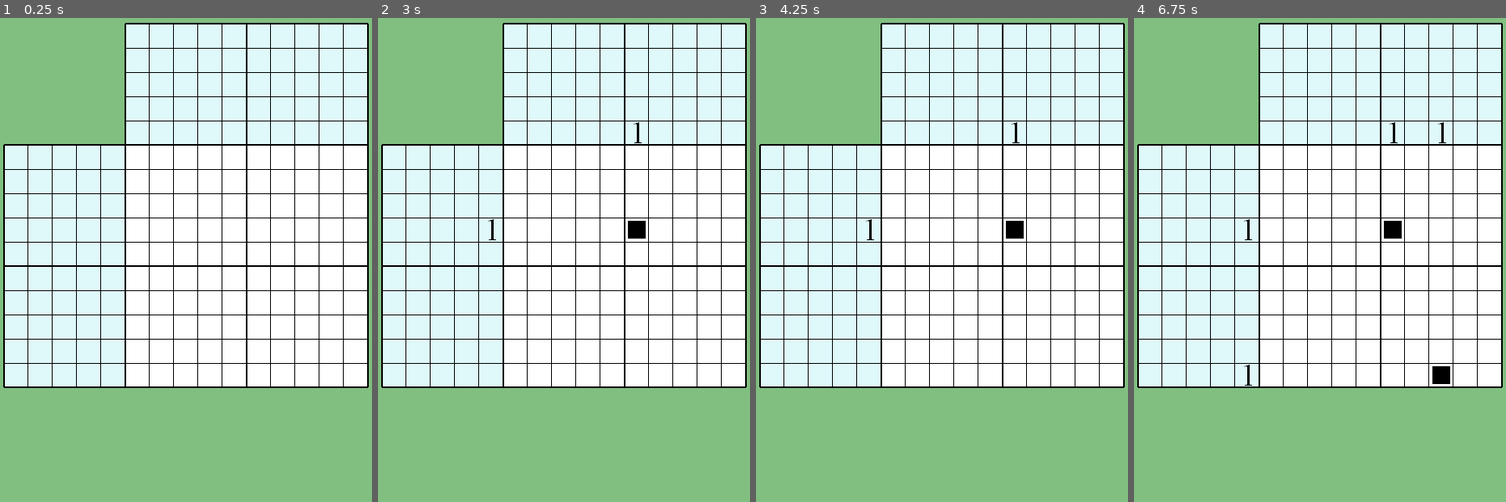
Above: before the commit, frames 1-4 (left to right).
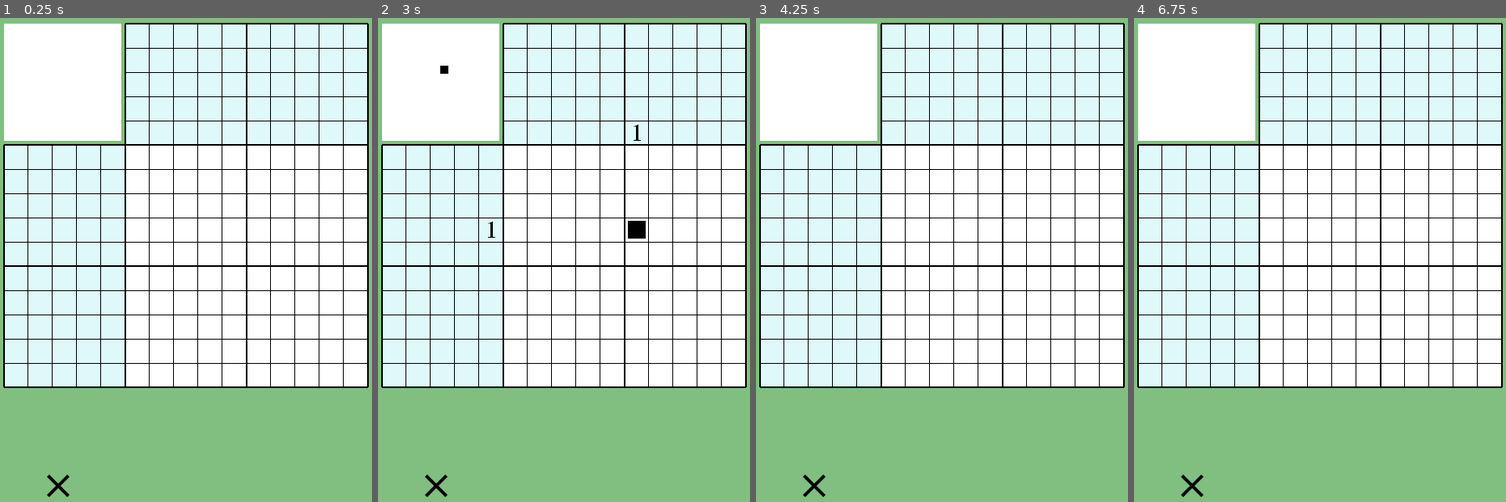
Above: after the commit, the same moments.

Repository: vivisuke/GodotNonogram
Game: Godot game, scene res://MainScene.tscn
Two runs of this game, one before a commit and one after it. Both use one fixed random seed, a clock stepped at 60 frames per second and the inputs below.
Inputs (mouse positions are in pixels of both pictures, inside the frame that each line leads up to):
- Up to frame 1 (0.25 s): no input
- Up to frame 2 (3 s): click (437, 487) at 0.52 s; click (437, 487) at 1.27 s; click (437, 487) at 2.02 s; tap Enter at 2.75 s; move the mouse to (645, 235) at 2.77 s; click (645, 235) at 2.92 s
- Up to frame 3 (4.25 s): tap Space at 3.5 s; move the mouse to (867, 298) at 3.52 s; click (867, 298) at 3.67 s
- Up to frame 4 (6.75 s): tap Enter at 4.25, 5.75 s; move the mouse to (1357, 124) at 4.27 s; click (1357, 124) at 4.42 s; tap Space at 5, 6.5 s; move the mouse to (1301, 395) at 5.02 s; click (1301, 395) at 5.17 s; move the mouse to (1431, 361) at 5.77 s; click (1431, 361) at 5.92 s; move the mouse to (1208, 168) at 6.52 s; click (1208, 168) at 6.67 s

The runs differ from the first frame. In frame 1, 7.8% of the frame differs, in the area x 1-33%, y 1-99%; in frame 2, 7.8%; in frame 3, 8.0%; in frame 4, 8.2%, in the area x 1-85%, y 1-99%.

Commit message:
0007 ◎ C 05/17 05/18 0.001│ToDo│クリアボタンをとりあえず設置

Diff:
--- a/GodotNonogram/MainScene.gd
+++ b/GodotNonogram/MainScene.gd
@@ -9,6 +9,8 @@
 const N_CELL_VERT = 15
 const N_ANS_HORZ = 10
 const N_ANS_VERT = 10
+const N_CLUES_HORZ = 5
+const N_CLUES_VERT = 5
 const BOARD_WIDTH = CELL_WIDTH * N_CELL_HORZ		# 手かがり領域を含めた盤面全体幅
 const BOARD_HEIGHT = CELL_WIDTH * N_CELL_VERT
 const ANS_WIDTH = CELL_WIDTH * N_ANS_HORZ
@@ -97,6 +99,23 @@
 		print(xy)
 		if xy.x >= 0:
 			var v = $TileMap.get_cell(xy.x, xy.y)
-			v = 1 if v < 0 else v - 1
+			#v = 1 if v < 0 else v - 1
+			v = -v;
 			$TileMap.set_cell(xy.x, xy.y, v)
 			update_clues(xy.x, xy.y)
+			var img = 0 if v == 1 else -1
+			$ImageTileMap.set_cell(xy.x, xy.y, img)
+func clear_all():
+	for y in range(N_CELL_VERT):
+		for x in range(N_CELL_HORZ):
+			$TileMap.set_cell(x, y, -1)
+			$ImageTileMap.set_cell(x, y, -1)
+		for x in range(N_CLUES_HORZ):
+			$TileMap.set_cell(-x-1, y, -1)
+	for x in range(N_CELL_HORZ):
+		for y in range(N_CLUES_VERT):
+			$TileMap.set_cell(x, -y-1, -1)
+	pass
+func _on_ClearButton_pressed():
+	clear_all()
+	pass # Replace with function body.
--- a/GodotNonogram/MainScene.tscn
+++ b/GodotNonogram/MainScene.tscn
@@ -14,6 +14,9 @@
 [ext_resource path="res://images/num5.png" type="Texture" id=12]
 [ext_resource path="res://images/num7.png" type="Texture" id=13]
 [ext_resource path="res://images/num8.png" type="Texture" id=14]
+[ext_resource path="res://images/black10x10.png" type="Texture" id=15]
+[ext_resource path="res://images/clear_black.png" type="Texture" id=16]
+[ext_resource path="res://images/clear_white.png" type="Texture" id=17]
 
 [sub_resource type="TileSet" id=1]
 0/name = "cross30x30.png 0"
@@ -185,6 +188,22 @@
 11/shapes = [  ]
 11/z_index = 0
 
+[sub_resource type="TileSet" id=2]
+0/name = "black10x10.png 0"
+0/texture = ExtResource( 15 )
+0/tex_offset = Vector2( 0, 0 )
+0/modulate = Color( 1, 1, 1, 1 )
+0/region = Rect2( 0, 0, 10, 10 )
+0/tile_mode = 0
+0/occluder_offset = Vector2( 0, 0 )
+0/navigation_offset = Vector2( 0, 0 )
+0/shape_offset = Vector2( 0, 0 )
+0/shape_transform = Transform2D( 1, 0, 0, 1, 0, 0 )
+0/shape_one_way = false
+0/shape_one_way_margin = 0.0
+0/shapes = [  ]
+0/z_index = 0
+
 [node name="MainScene" type="Node2D"]
 script = ExtResource( 1 )
 
@@ -203,3 +222,32 @@
 tile_set = SubResource( 1 )
 cell_size = Vector2( 30, 30 )
 format = 1
+
+[node name="ImageRect" type="ColorRect" parent="."]
+margin_left = 5.0
+margin_top = 100.0
+margin_right = 150.0
+margin_bottom = 245.0
+__meta__ = {
+"_edit_use_anchors_": false
+}
+
+[node name="ImageTileMap" type="TileMap" parent="."]
+position = Vector2( 27, 122 )
+tile_set = SubResource( 2 )
+cell_size = Vector2( 10, 10 )
+format = 1
+
+[node name="ClearButton" type="TextureButton" parent="."]
+margin_left = 48.0
+margin_top = 648.0
+margin_right = 144.0
+margin_bottom = 744.0
+rect_scale = Vector2( 0.5, 0.5 )
+texture_normal = ExtResource( 16 )
+texture_pressed = ExtResource( 17 )
+__meta__ = {
+"_edit_use_anchors_": false
+}
+
+[connection signal="pressed" from="ClearButton" to="." method="_on_ClearButton_pressed"]
Not shown: 1 places in GodotNonogram/MainScene.tscn that only renumber resources
Binary file added: GodotNonogram/images/black10x10.png
Not shown, added: GodotNonogram/images/black10x10.png.import
Binary file added: GodotNonogram/images/clear_black.png
Not shown, added: GodotNonogram/images/clear_black.png.import
Binary file added: GodotNonogram/images/clear_gray.png
Not shown, added: GodotNonogram/images/clear_gray.png.import
Binary file added: GodotNonogram/images/clear_white.png
Not shown, added: GodotNonogram/images/clear_white.png.import
Binary file changed: GodotNonogram/images/num1.png
Binary file changed: GodotNonogram/images/num10.png
Binary file changed: GodotNonogram/images/num2.png
(and 10 more such lines)
